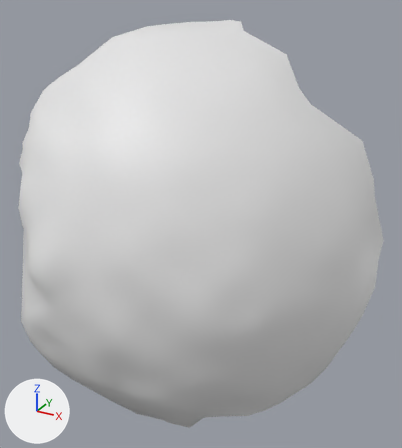
Before and after pictures for a commit that changed the OBJ model res/final/onecam_fullvolume/cleanedup/FullVolium.000298.obj.
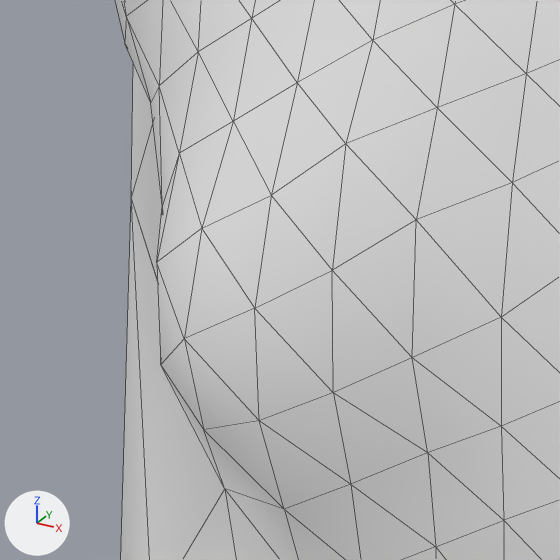
Each version is shown whole from a camera (50 mm lens) standing at (-367.3, -28.7, 257.7) and looking at (-457.1, 134.8, 176.0), then close up on the part from 1% to 22% of the width and 49% to 67% of the height. Every picture has the same lights, and +X, +Y and +Z are marked at lower left. The close-ups show mesh edges as thin lines. Where no turn or scale is listed for an object, it has been applied to the vertices.

The first close-up shows 'FullVolium.000298'.
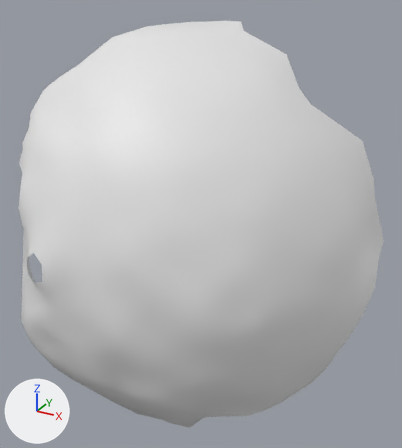
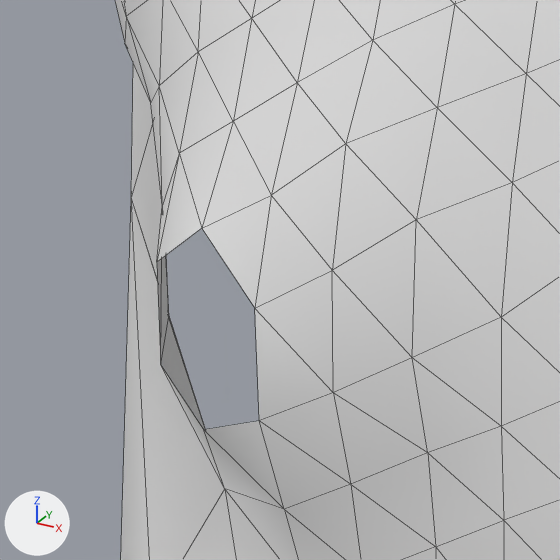
Patch to the scene script:
```diff
--- a/res/final/onecam_fullvolume/cleanedup/FullVolium.000298.obj.py
+++ b/res/final/onecam_fullvolume/cleanedup/FullVolium.000298.obj.py
@@ me_fullvolium_000298 @@
 me_fullvolium_000298.from_pydata(...)  # 704 vertices, 1375 faces; spans x -528.2..-394.3, y 74.3..185.3, z 97.1..244.1
 # used by ob_fullvolium_000298; location = (0.0, 0.0, 0.0)
 # verts and faces of me_fullvolium_000298; kept vertices keep their numbers, new ones are numbered from 704
 # before: 429 (-477.0, 74.3, 176.6) at pixel (259, 420), 514 (-481.2, 76.4, 184.0) at pixel (201, 228), 516 (-477.2, 75.1, 181.7) at pixel (254, 308), 517 (-481.3, 74.7, 179.3) at pixel (184, 338), 538 (-485.3, 77.3, 180.9) at pixel (156, 262)
 # before: 623 (-485.5, 77.0, 175.9) at pixel (160, 364), 648 (-481.1, 74.9, 174.8) at pixel (203, 429)
+# me_fullvolium_000298 part 1
+delete_vertices([517])  # with the faces that use them
```

Changed parts and their boxes [x1, y1, x2, y2] in the close-ups (560 x 560 px):
part 1 of me_fullvolium_000298, deleted: before [157, 228, 259, 429]
